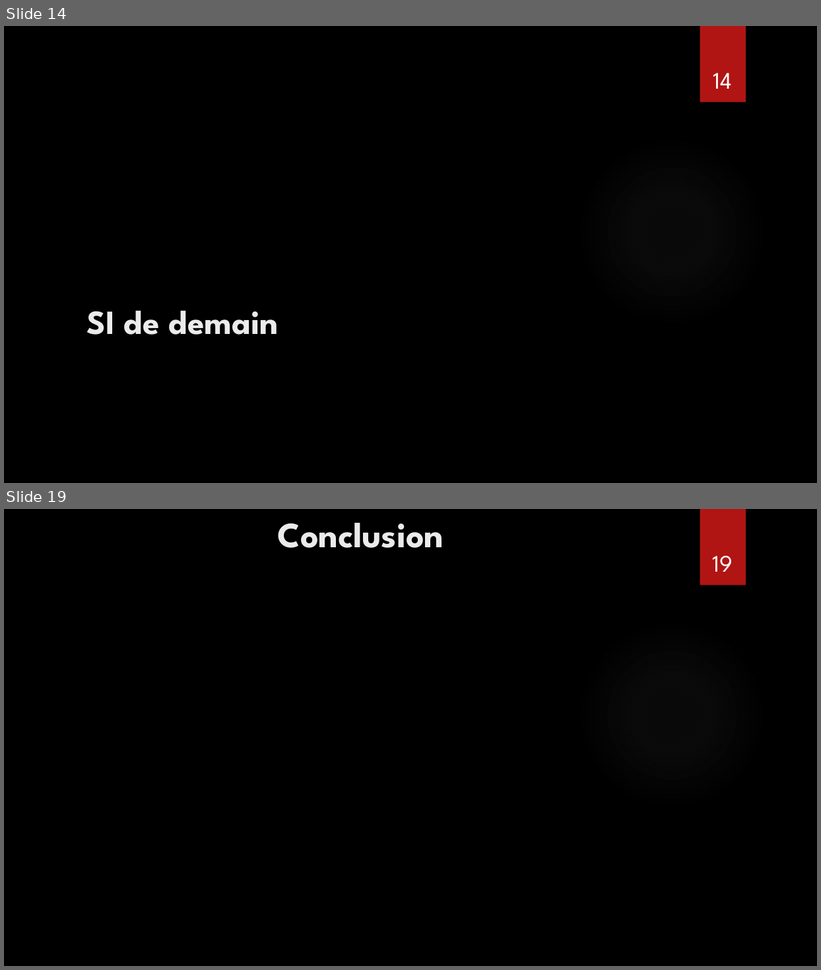
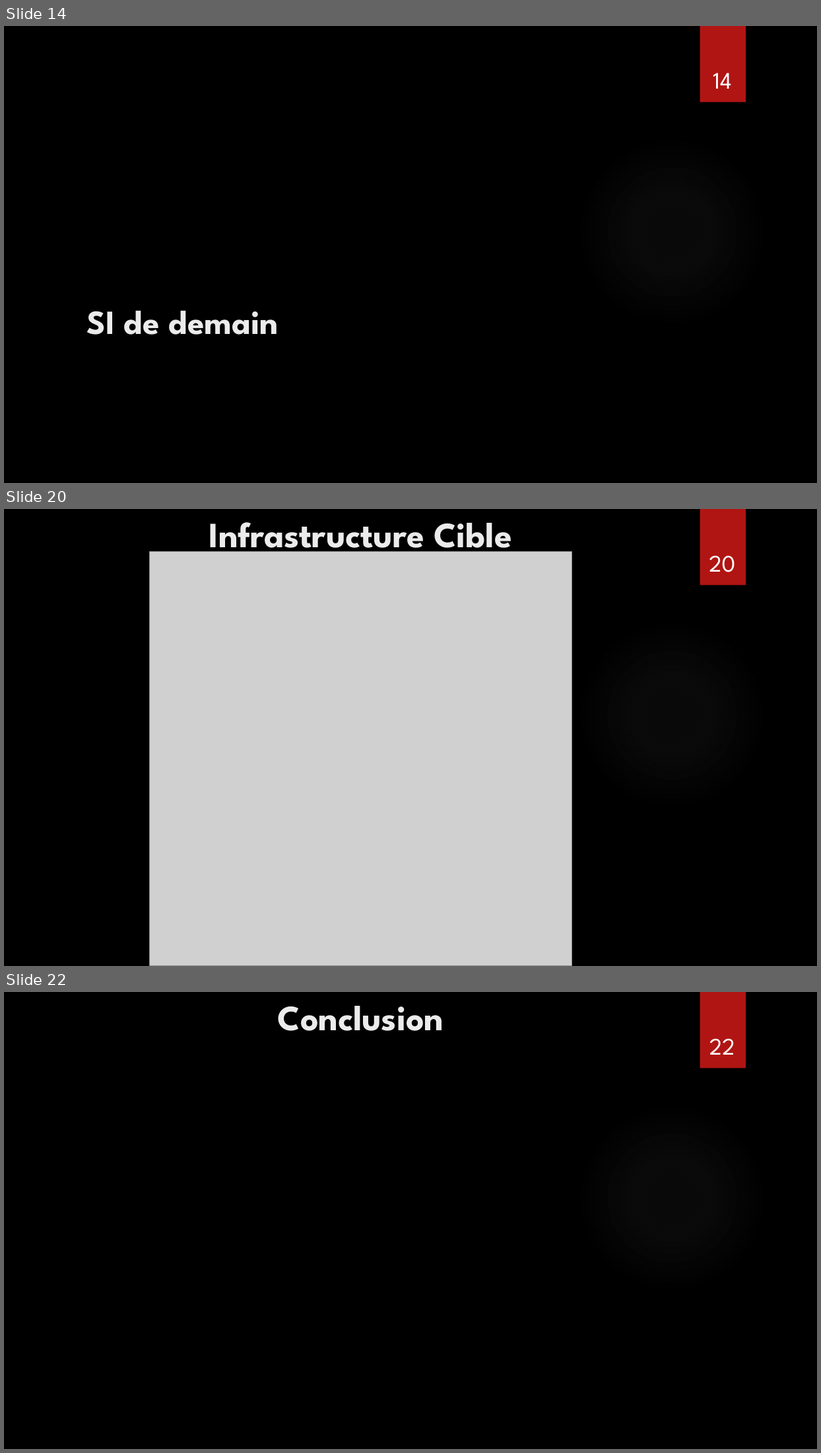
Before and after one commit to CNAM-MPIR/210_Project, a slide deck: Project/MPI_NPE_Presentation NFE210.pptx. Shown one above the other, each under a label of ours: slides 14 and 19 before the commit, slides 14, 20 and 22 after it; the slides between them are not shown. The pictures are 821x970 and 821x1453 pixels, drawn with LibreOffice and Linux fonts; fonts in the diff are those of the drawing; grey boxes stand for pictures; background and template pictures are left out. Boxes give left, top, right and bottom in pixels: in the first picture for what was removed or moved away, otherwise in the second. Text is boxed around its words. In the diff, an @@ line names an element or a change of style, - is before the commit and + after.

```diff
--- a/Project/MPI_NPE_Presentation NFE210.pptx
+++ b/Project/MPI_NPE_Presentation NFE210.pptx
@@ slide 20 added at (4,509,817,966), background picture (left out); not listed: 2 template elements that a slide beside it also shows @@
@@ title added at (209,522,512,558), 42 pt, text #EBEBEB, bold @@
+Infrastructure Cible
@@ picture added at (149,552,572,966) @@
@@ page number added at (709,556,735,572), 28 pt, text #FFFFFF @@
+20
@@ what was slide 19 is now slide 22 @@
@@ page number at (710,1039,735,1055): text changed @@
-19
+22
```
Also in this commit, not shown: 2 slides changed, 4 other slides added, 2 slides removed, 2 other files.
